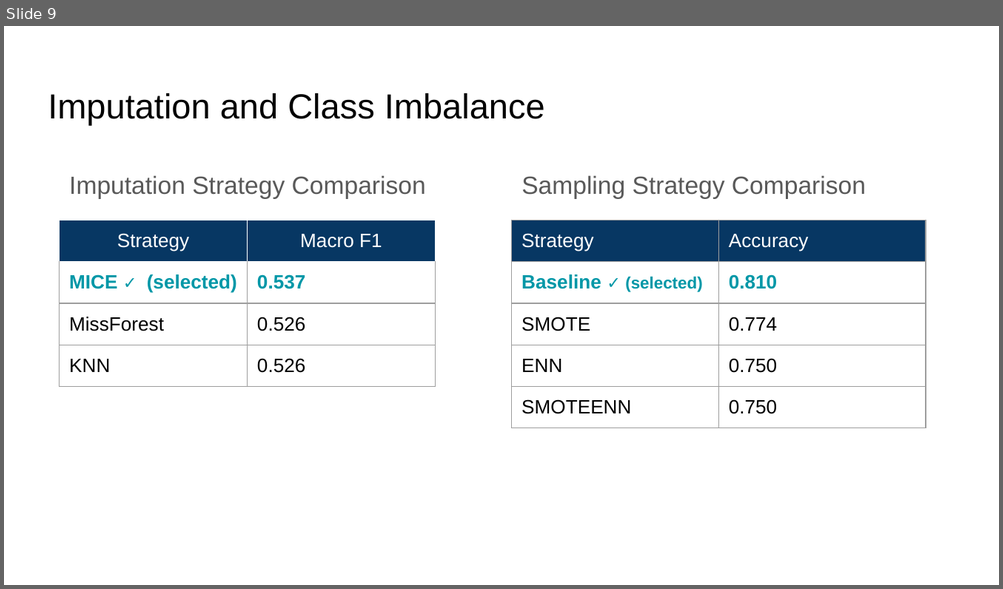
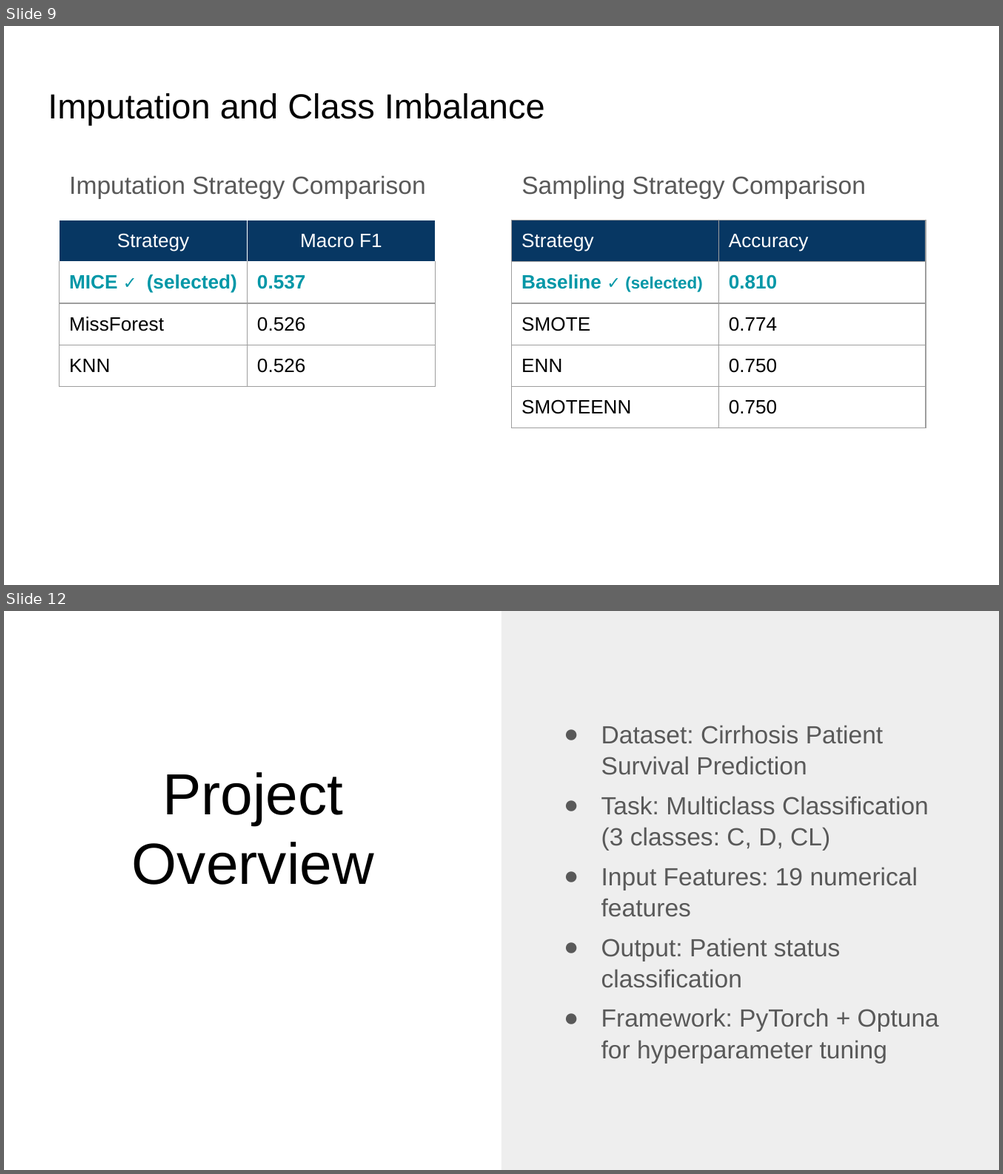
Before and after one commit to Bernardo1205/Advance-ML, a slide deck: src/deliverable2/Cirrhosis_Patient_Survival_Prediction_Report.pptx. Shown one above the other, each under a label of ours: slide 9 before the commit, slides 9 and 12 after it; the slides between them are not shown. The pictures are 1003x589 and 1003x1174 pixels, drawn with LibreOffice and Linux fonts; fonts in the diff are those of the drawing. Boxes give left, top, right and bottom in pixels: in the first picture for what was removed or moved away, otherwise in the second. Text is boxed around its words. In the diff, an @@ line names an element or a change of style, - is before the commit and + after.

```diff
--- a/src/deliverable2/Cirrhosis_Patient_Survival_Prediction_Report.pptx
+++ b/src/deliverable2/Cirrhosis_Patient_Survival_Prediction_Report.pptx
@@ slide 12 added at [4, 611, 999, 1170], background #FFFFFF @@
@@ rectangle added at [501, 611, 999, 1170], fill #EEEEEE @@
@@ text added at [601, 725, 939, 1063], 18 pt, text #595959 @@
+● Dataset: Cirrhosis Patient Survival Prediction
+● Task: Multiclass Classification (3 classes: C, D, CL)
+● Input Features: 19 numerical features
+● Output: Patient status classification
+● Framework: PyTorch + Optuna for hyperparameter tuning
@@ title added at [132, 772, 374, 885], 42 pt, text #000000 @@
+Project Overview
```
Also in this commit, not shown: 2 slides changed, 9 other slides added, 12 other files.
